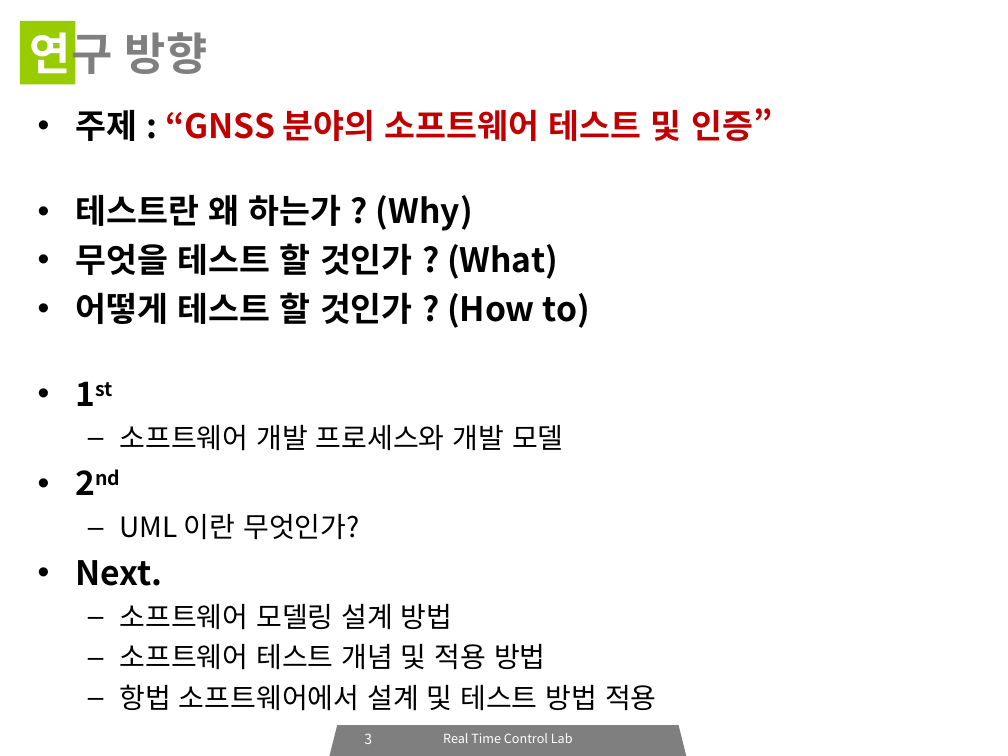
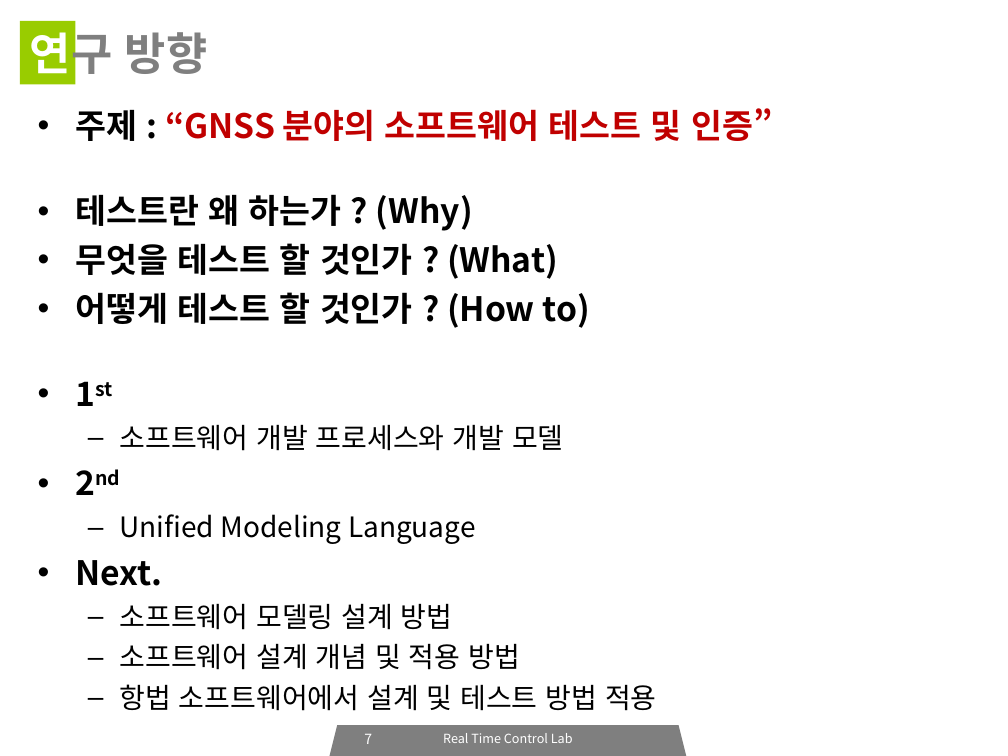
Before and after one commit to icarosss/RTCLAB, a slide deck: slide 7 of RTCLAB_세미나_03.ppt (slide 3 before the commit). Drawn at 1008x756 pixels with LibreOffice and Linux fonts; fonts in the diff are those of the drawing. Boxes give left, top, right and bottom in pixels: in the first picture for what was removed or moved away, otherwise in the second. Text is boxed around its words. In the diff, an @@ line names an element or a change of style, - is before the commit and + after.

```diff
--- a/RTCLAB_세미나_03.ppt
+++ b/RTCLAB_세미나_03.ppt
@@ text at box(119, 514, 476, 544): text changed @@
-  – UML 이란 무엇인가?
+  – Unified Modeling Language
@@ text at box(119, 643, 520, 670): text changed @@
-  – 소프트웨어 테스트 개념 및 적용 방법
+  – 소프트웨어 설계 개념 및 적용 방법
@@ page number at box(364, 734, 372, 744): text changed @@
-3
+7
```
Also in this commit, not shown: 6 other slides changed, 9 slides added, 7 slides removed, 2 other files.
